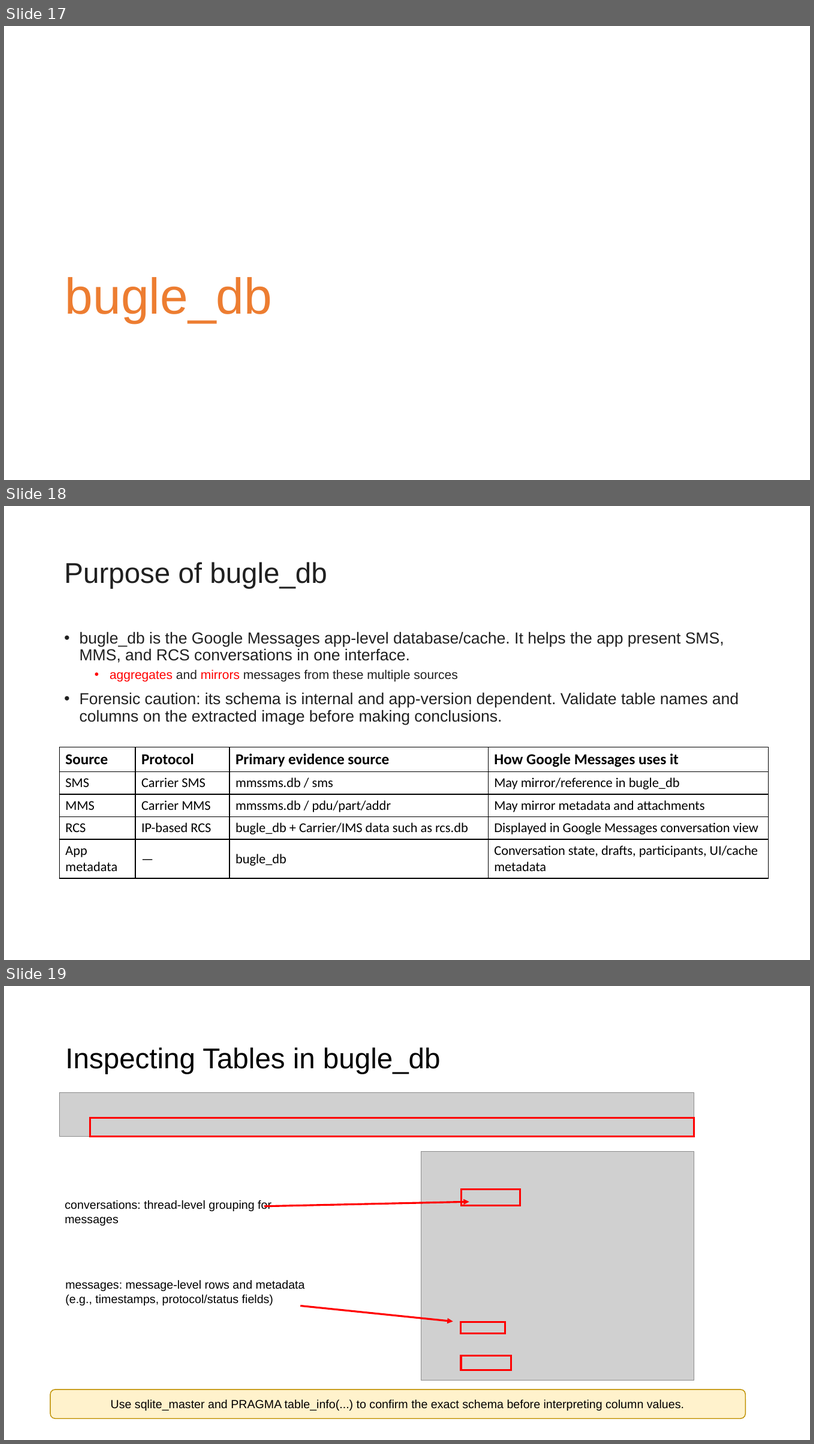
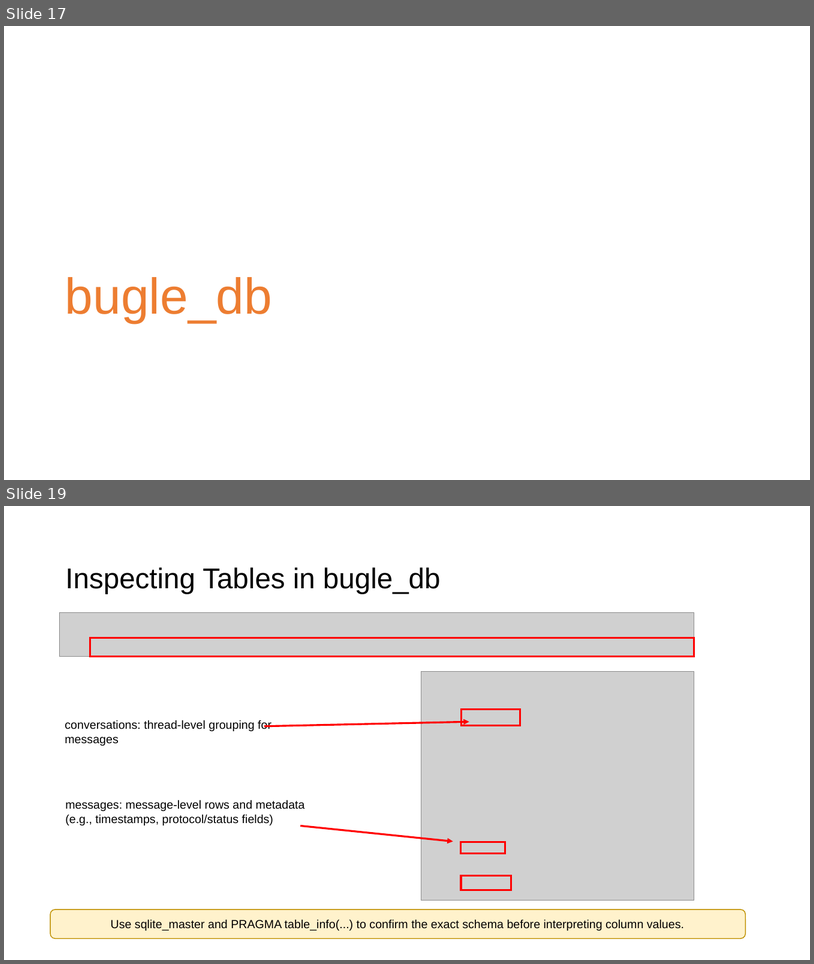
Before and after one commit to frankwxu/digital-forensics-lab, a slide deck: Android10/5_2_1_GMS_App_Investigations_Messaging.pptx. Shown one above the other, each under a label of ours: slides 17, 18 and 19 before the commit, slides 17 and 19 after it; the slides between them are not shown. The pictures are 814x1444 and 814x964 pixels, drawn with LibreOffice and Linux fonts; fonts in the diff are those of the drawing; grey boxes stand for pictures; background and template pictures are left out. Boxes give left, top, right and bottom in pixels: in the first picture for what was removed or moved away, otherwise in the second. Text is boxed around its words. In the diff, an @@ line names an element or a change of style, - is before the commit and + after.

```diff
--- a/Android10/5_2_1_GMS_App_Investigations_Messaging.pptx
+++ b/Android10/5_2_1_GMS_App_Investigations_Messaging.pptx
@@ slide 18 removed at bbox=[4, 506, 810, 960], background #FFFFFF @@
@@ title removed at bbox=[64, 562, 327, 589] @@
-Purpose of bugle_db
@@ text removed at bbox=[80, 631, 739, 724] @@
-• bugle_db is the Google Messages app-level database/cache. It helps the app present SMS, MMS, and RCS conversations in one interface.
-  • aggregates and mirrors messages from these multiple sources
-• Forensic caution: its schema is internal and app-version dependent. Validate table names and columns on the extracted image before making conclusions.
@@ table removed at bbox=[60, 747, 770, 876], 5 rows, 4 columns @@
-Source | Protocol | Primary evidence source | How Google Messages uses it
-SMS | Carrier SMS | mmssms.db / sms | May mirror/reference in bugle_db
-MMS | Carrier MMS | mmssms.db / pdu/part/addr | May mirror metadata and attachments
-RCS | IP-based RCS | bugle_db + Carrier/IMS data such as rcs.db | Displayed in Google Messages conversation view
-App metadata | — | bugle_db | Conversation state, drafts, participants, UI/cache metadata
```
Also in this commit, not shown: 4 slides changed, 4 slides added, 3 other slides removed.
